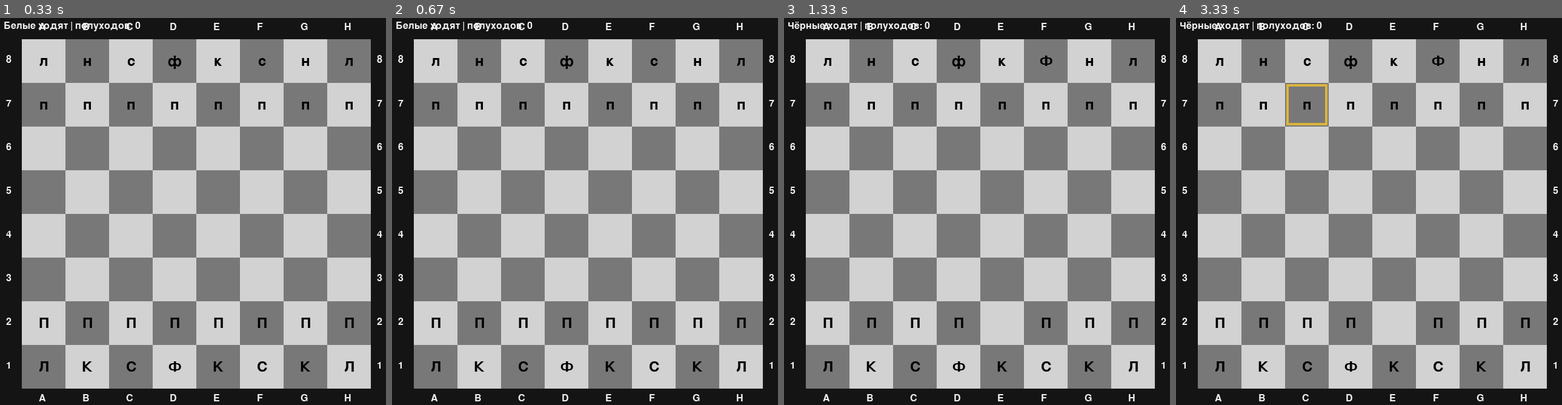
Above: before the commit, frames 1-4 (left to right).
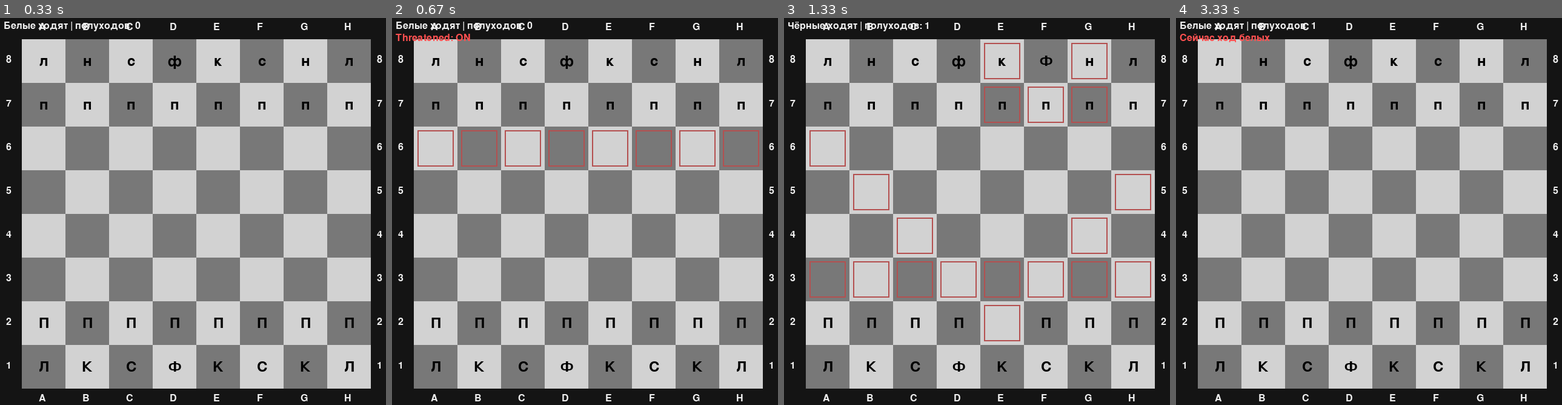
Above: after the commit, the same moments.

Repository: DedgerLabs/nash-proekt
Game: pygame game, started from pygame_main.py
Two runs of this game, one before a commit and one after it. Both use one fixed random seed, a clock stepped at 60 frames per second and the inputs below.
Inputs (mouse positions are in pixels of both pictures, inside the frame that each line leads up to):
- Up to frame 1 (0.33 s): no input
- Up to frame 2 (0.67 s): tap T at 0.33 s
- Up to frame 3 (1.33 s): click (1019, 304) at 0.72 s; click (1038, 76) at 1.05 s
- Up to frame 4 (3.33 s): tap U at 1.33 s; hold H 1.67-2.13 s; hold T 2.17-2.63 s; click (1357, 145) at 2.72 s; click (1307, 83) at 3.05 s

Frame 1 is identical in both runs. In frame 2, 1.1% of the frame differs, in the area x 0-96%, y 4-39%; in frame 3, 2.2%, in the area x 6-96%, y 0-84%; in frame 4, 0.9%.

Commit message:
сделано отображение возможности хода, отображение клеток под угрозой и отмена хода

Diff:
--- a/game.py
+++ b/game.py
@@ -144,9 +144,8 @@
             self.white_turn = not self.white_turn
 
     def push_state(self):
-        # сохраняем состояние перед ходом
         snapshot = {
-            "board": deepcopy(self.board.grid) if hasattr(self.board, "grid") else deepcopy(self.board.board),
+            "grid": deepcopy(self.board.grid),
             "white_turn": self.white_turn,
             "halfmove_count": getattr(self, "halfmove_count", 0),
             "rules_ep": deepcopy(getattr(self.rules, "ep", None)),
@@ -154,23 +153,21 @@
         }
         self.history.append(snapshot)
 
-    def undo(self) -> bool:
+    def undo(self):
         if not self.history:
             return False
+
         snap = self.history.pop()
 
-        # восстановим доску
-        if hasattr(self.board, "grid"):
-            self.board.grid = snap["board"]
-        else:
-            self.board.board = snap["board"]
+        self.board.grid = snap["grid"]
+        self.white_turn = snap["white_turn"]
 
-        self.white_turn = snap["white_turn"]
         if hasattr(self, "halfmove_count"):
             self.halfmove_count = snap["halfmove_count"]
 
         if hasattr(self.rules, "ep"):
             self.rules.ep = snap["rules_ep"]
+
         if hasattr(self.rules, "moved"):
             self.rules.moved = snap["rules_moved"]
 
--- a/pygame_main.py
+++ b/pygame_main.py
@@ -30,10 +30,12 @@
     return None
 
 
-def draw(screen, font, small, board: SquareBoard, white_turn: bool, halfmove_count: int,
-         selected=None, info_text: str = "", legal_moves=None):
+def draw(screen, font, small, board, white_turn, halfmove_count,
+         selected=None, info_text="", legal_moves=None, threatened=None):
     if legal_moves is None:
         legal_moves = []
+    if threatened is None:
+        threatened = set()
 
     screen.fill((20, 20, 20))
 
@@ -55,6 +57,11 @@
         r, c = selected
         x, y = cell_to_pixel(r, c)
         pygame.draw.rect(screen, (220, 180, 60), (x + 2, y + 2, CELL - 4, CELL - 4), 4)
+
+    # клетки под боем
+    for (r, c) in threatened:
+        x, y = cell_to_pixel(r, c)
+        pygame.draw.rect(screen, (180, 80, 80), (x + 6, y + 6, CELL - 12, CELL - 12), 2)
 
     # фигуры (буквы)
     for r in range(8):
@@ -103,33 +110,54 @@
     selected = None
     info_text = ""
     legal_moves = []
+    show_hint = True
+    show_threatened = False
+    threatened = set()
 
     while running:
         clock.tick(60)
 
-        # рисуем кадр
-        draw(
-            screen, font, small,
-            board=board,
-            white_turn=game.white_turn,
-            halfmove_count=getattr(game, "halfmove_count", 0),
-            selected=selected,
-            info_text=info_text,
-            legal_moves=legal_moves
-        )
-        pygame.display.flip()
-
+        # 🔹 1. ОБРАБОТКА СОБЫТИЙ
         for event in pygame.event.get():
+
             if event.type == pygame.QUIT:
                 running = False
-                break
-
-            if event.type == pygame.MOUSEBUTTONDOWN and event.button == 1:
+
+            elif event.type == pygame.KEYDOWN:
+
+                if event.key == pygame.K_ESCAPE:
+                    running = False
+
+                elif event.key == pygame.K_u:
+                    ok = game.undo()
+                    info_text = "Undo: ход отменён" if ok else "Undo: нечего отменять"
+                    selected = None
+                    legal_moves = []
+                    threatened = set()
+
+                elif event.key == pygame.K_h:
+                    show_hint = not show_hint
+                    info_text = "Hint: ON" if show_hint else "Hint: OFF"
+                    legal_moves = []
+
+                elif event.key == pygame.K_t:
+                    show_threatened = not show_threatened
+                    if show_threatened:
+                        attacker_white = not game.white_turn
+                        threatened = game.rules.threatened_squares(board, attacker_white)
+                        info_text = "Threatened: ON"
+                    else:
+                        threatened = set()
+                        info_text = "Threatened: OFF"
+
+            elif event.type == pygame.MOUSEBUTTONDOWN and event.button == 1:
+                # твоя логика клика мыши
                 pos = pixel_to_cell(*event.pos)
                 if pos is None:
                     continue
 
                 r, c = pos
+                # ... дальше твой код выбора/хода ...
 
                 # 1-й клик — выбрать фигуру
                 if selected is None:
@@ -149,11 +177,11 @@
                     selected = (r, c)
                     info_text = ""
 
-                    # подсветка легальных ходов (если такой метод есть)
-                    if hasattr(game.rules, "legal_moves_from"):
+                    # подсказка ходов
+                    legal_moves = []
+                    if show_hint and hasattr(game.rules, "legal_moves_from"):
                         legal_moves = game.rules.legal_moves_from(board, r, c, game.white_turn)
-                    else:
-                        legal_moves = []
+
                     continue
 
                 # 2-й клик — сделать ход
@@ -161,34 +189,47 @@
                     r1, c1 = selected
                     r2, c2 = r, c
 
-                    # клик по той же клетке — снять выделение
-                    if (r2, c2) == (r1, c1):
+                    move = Move(r1, c1, r2, c2)
+                    ok, result = game.rules.validate_move(board, move, game.white_turn)
+
+                    if not ok:
+                        info_text = f"Ошибка: {result}"
                         selected = None
                         legal_moves = []
-                        info_text = ""
-                        continue
-
-                    move = Move(r1, c1, r2, c2)
-
-                    ok, result = game.rules.validate_move(board, move, game.white_turn)
-                    if not ok:
-                        info_text = str(result)
-                        selected = None
-                        legal_moves = []
-                        continue
+                        continue
+
+                    # сохраняем состояние для undo
+                    game.push_state()
 
                     # применяем ход
                     game.rules.apply_move(board, move, game.white_turn, result)
 
+                    # переключаем ход и счётчик
                     game.white_turn = not game.white_turn
-                    if hasattr(game, "halfmove_count"):
-                        game.halfmove_count += 1
+                    game.move_count += 1
+
+                    # обновить threatened если включён
+                    if show_threatened:
+                        attacker_white = not game.white_turn
+                        threatened = game.rules.threatened_squares(board, attacker_white)
 
                     selected = None
                     legal_moves = []
                     info_text = ""
 
-    pygame.quit()
+        # 🔹 2. РИСУЕМ КАДР
+        draw(
+            screen, font, small,
+            board=board,
+            white_turn=game.white_turn,
+            halfmove_count=game.move_count,
+            selected=selected,
+            info_text=info_text,
+            legal_moves=legal_moves,
+            threatened=threatened
+        )
+
+        pygame.display.flip()
 
 
 if __name__ == "__main__":
--- a/rules.py
+++ b/rules.py
@@ -526,3 +526,44 @@
                 legal.append((r2, c2))
 
         return legal
+
+    def threatened_squares(self, board, attacker_white: bool):
+        """
+        Вернуть множество клеток (r,c), которые атакует сторона attacker_white.
+        attacker_white=True  -> атака белых
+        attacker_white=False -> атака чёрных
+        """
+        attacked = set()
+
+        for r in range(8):
+            for c in range(8):
+                p = board.get(r, c)
+                if p == ".":
+                    continue
+
+                # берём только фигуры атакующей стороны
+                if attacker_white and not p.isupper():
+                    continue
+                if (not attacker_white) and not p.islower():
+                    continue
+
+                P = self.piece_type(p)  # твой метод, который возвращает "P","N","B","R","Q","K"
+                if P is None:
+                    continue
+
+                # пешка атакует диагонали (не как ходит)
+                if P == "P":
+                    direction = -1 if p.isupper() else 1
+                    for dc in (-1, +1):
+                        rr, cc = r + direction, c + dc
+                        if board.in_bounds(rr, cc):
+                            attacked.add((rr, cc))
+                    continue
+
+                # для остальных можно использовать can_attack
+                for rr in range(8):
+                    for cc in range(8):
+                        if self.can_attack(board, r, c, rr, cc):
+                            attacked.add((rr, cc))
+
+        return attacked
